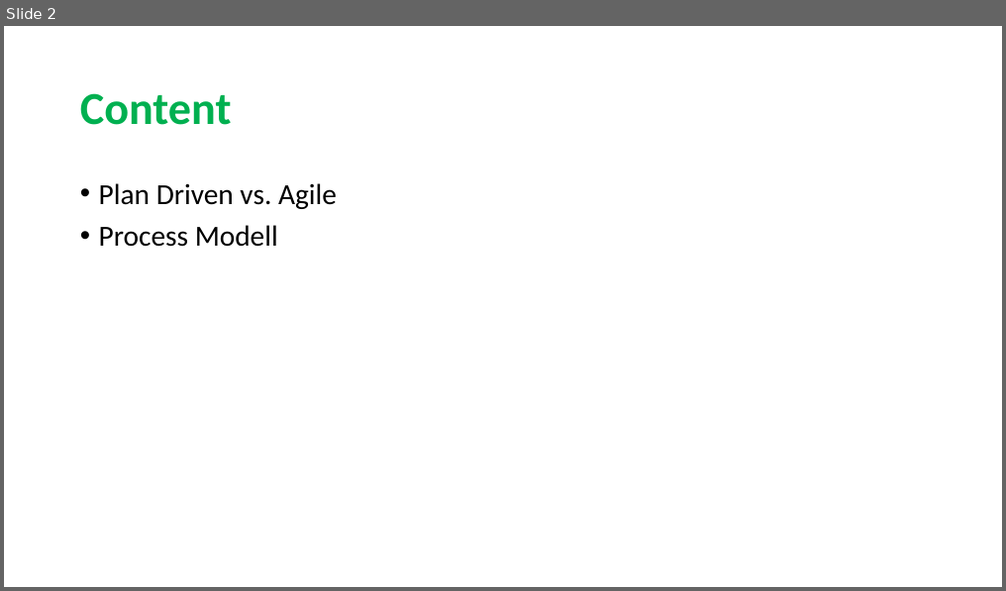
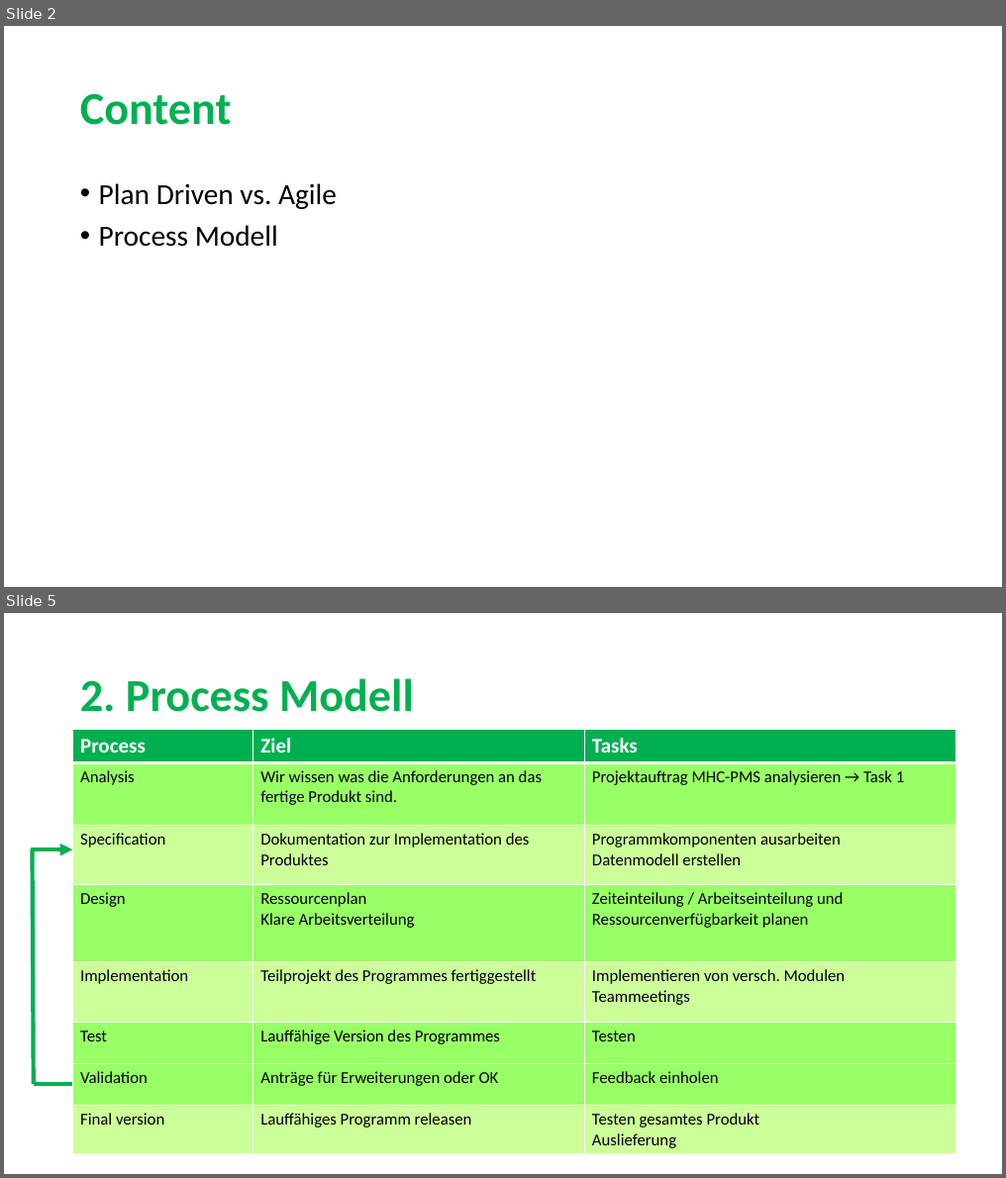
Before and after one commit to sarahmele/ch.bfh.btx8081.w2015.green, a slide deck: doc/task02/Task2.pptx. Shown one above the other, each under a label of ours: slide 2 before the commit, slides 2 and 5 after it; the slides between them are not shown. The pictures are 1006x591 and 1006x1178 pixels, drawn with LibreOffice and Linux fonts; fonts in the diff are those of the drawing. Boxes give left, top, right and bottom in pixels: in the first picture for what was removed or moved away, otherwise in the second. Text is boxed around its words. In the diff, an @@ line names an element or a change of style, - is before the commit and + after.

Commit message:
Process Modell um Tabelle erweitert

```diff
--- a/doc/task02/Task2.pptx
+++ b/doc/task02/Task2.pptx
@@ slide 5 added at (4, 613, 1002, 1174), background #FFFFFF @@
@@ title added at (80, 678, 414, 712), 44 pt, text #00B050, bold @@
+2. Process Modell
@@ table added at (73, 730, 957, 1154), 8 rows, 3 columns @@
+Process | Ziel | Tasks
+Analysis | Wir wissen was die Anforderungen an das fertige Produkt sind. | Projektauftrag MHC-PMS analysieren → Task 1
+Specification | Dokumentation zur Implementation des Produktes | Programmkomponenten ausarbeiten / Datenmodell erstellen
+Design | Ressourcenplan / Klare Arbeitsverteilung | Zeiteinteilung / Arbeitseinteilung und Ressourcenverfügbarkeit planen
+Implementation | Teilprojekt des Programmes fertiggestellt | Implementieren von versch. Modulen / Teammeetings
+Test | Lauffähige Version des Programmes | Testen
+Validation | Anträge für Erweiterungen oder OK | Feedback einholen
+Final version | Lauffähiges Programm releasen | Testen gesamtes Produkt / Auslieferung
@@ arrow added from (31, 850) to (73, 850), #00B050 4 pt @@
@@ line added from (33, 850) to (33, 1084), #00B050 4 pt @@
@@ line added from (73, 1084) to (33, 1084), #00B050 4 pt @@
```
Also in this commit, not shown: 2 slides changed.
